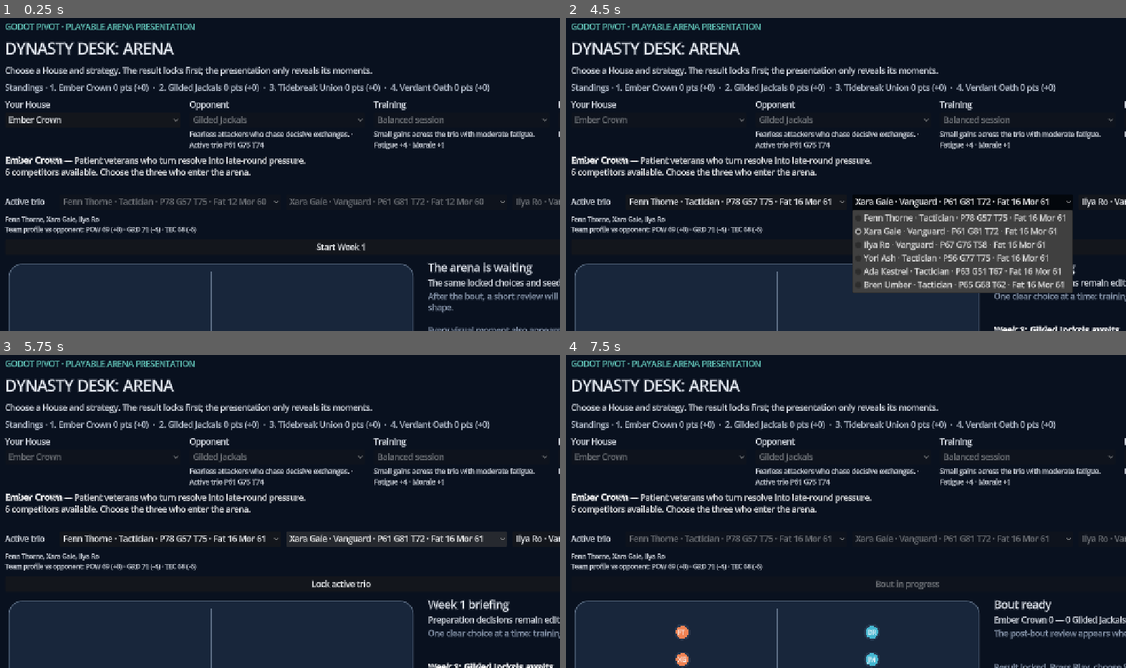
Above: before the commit, frames 1-4 (two rows, left to right).
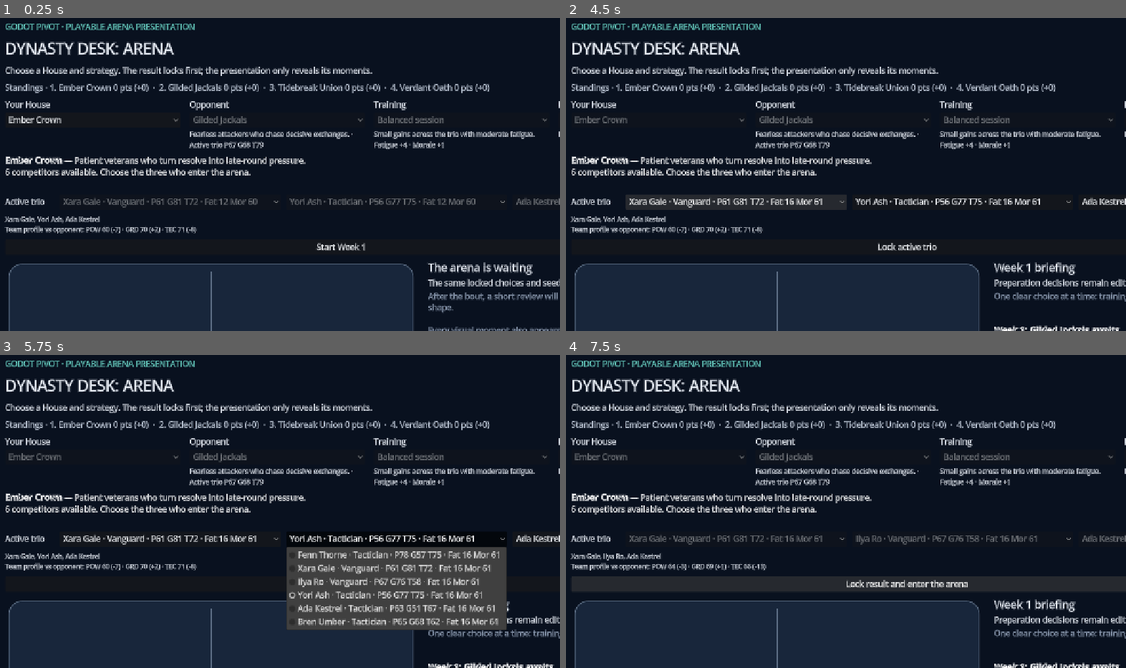
Above: after the commit, the same moments.

Repository: MightyOwl1484/dynasty-desk
Game: Godot game, scene res://main.tscn
Two runs of this game, one before a commit and one after it. Both use one fixed random seed, a clock stepped at 60 frames per second and the inputs below.
Inputs (mouse positions are in pixels of both pictures, inside the frame that each line leads up to):
- Up to frame 1 (0.25 s): no input
- Up to frame 2 (4.5 s): click "Start Week 1" at 0.5 s; click "Open training plan" at 1.25 s; click "Balanced session" at 2 s; click "Commit training" at 2.75 s; click (734, 202) at 3.5 s, where only the run before the commit has a clickable "Fenn Thorne · Tactician · P78…"; click "Xara Gale · Vanguard · P61 G8…" at 4.25 s
- Up to frame 3 (5.75 s): click (397, 539) at 5 s, where only the run after the commit has a clickable "Yori Ash · Tactician · P56 G7…"
- Up to frame 4 (7.5 s): click "Lock active trio" at 5.75 s; click "Lock strategy" (after the commit: "Lock active trio") at 6.5 s; click "Lock result and enter the are…" (after the commit: "Lock strategy") at 7.25 s

The runs differ from the first frame. In frame 1, 1.3% of the frame differs, in the area x 0-100%, y 39-69%; in frame 2, 12%; in frame 3, 13%, in the area x 0-100%, y 39-88%; in frame 4, 3.3%.

Commit message:
Add balance guardrails and fair AI lineups

Diff:
--- /dev/null
+++ b/game/src/application/lineup_selector.gd
@@ -0,0 +1,52 @@
+class_name LineupSelector
+extends RefCounted
+
+const ArenaMatchResolverScript = preload("res://src/simulation/arena_match_resolver.gd")
+
+
+static func select(house: Dictionary, strategy_id: String = "balanced") -> Array[Dictionary]:
+	assert(ArenaMatchResolverScript.STRATEGIES.has(strategy_id), "Unknown lineup strategy")
+	assert(house["roster"].size() >= 3, "A lineup needs at least three competitors")
+	var candidates: Array[Dictionary] = []
+	for competitor in house["roster"]:
+		candidates.append({
+			"competitor": competitor.duplicate(true),
+			"score": _readiness_score(competitor, strategy_id)
+		})
+	candidates.sort_custom(func(left: Dictionary, right: Dictionary) -> bool:
+		if not is_equal_approx(left["score"], right["score"]):
+			return left["score"] > right["score"]
+		return left["competitor"]["id"] < right["competitor"]["id"]
+	)
+	var lineup: Array[Dictionary] = []
+	for candidate in candidates.slice(0, 3):
+		lineup.append(candidate["competitor"])
+	return lineup
+
+
+static func ids(house: Dictionary, strategy_id: String = "balanced") -> Array[String]:
+	var selected_ids: Array[String] = []
+	for competitor in select(house, strategy_id):
+		selected_ids.append(competitor["id"])
+	return selected_ids
+
+
+static func _readiness_score(competitor: Dictionary, strategy_id: String) -> float:
+	var modifiers: Dictionary = ArenaMatchResolverScript.STRATEGIES[strategy_id]
+	var attack: float = (
+		float(competitor["power"]) * 0.35
+		+ float(competitor["agility"]) * 0.20
+		+ float(competitor["technique"]) * 0.30
+		+ float(competitor["resolve"]) * 0.15
+	) * float(modifiers["attack"])
+	var defense: float = (
+		float(competitor["guard"]) * 0.45
+		+ float(competitor["agility"]) * 0.25
+		+ float(competitor["resolve"]) * 0.30
+	) * float(modifiers["defense"])
+	var condition: float = (
+		(float(competitor.get("morale", 60)) - 60.0) / 12.0
+		- float(competitor.get("fatigue", 12)) / 10.0
+		+ float(competitor.get("form", 0)) / 3.0
+	)
+	return attack * 0.57 + defense * 0.43 + condition
--- a/game/src/application/season_state.gd
+++ b/game/src/application/season_state.gd
@@ -2,6 +2,7 @@
 extends RefCounted
 
 const ArenaMatchResolverScript = preload("res://src/simulation/arena_match_resolver.gd")
+const LineupSelectorScript = preload("res://src/application/lineup_selector.gd")
 
 
 static func start(houses: Array, schedule: Array[Dictionary], seed_value: int) -> Dictionary:
@@ -49,8 +50,8 @@
 			continue
 		var home_house := _house_by_id(houses, fixture["home_house_id"])
 		var away_house := _house_by_id(houses, fixture["away_house_id"])
-		home_house["roster"] = home_house["roster"].slice(0, 3)
-		away_house["roster"] = away_house["roster"].slice(0, 3)
+		home_house["roster"] = LineupSelectorScript.select(home_house)
+		away_house["roster"] = LineupSelectorScript.select(away_house)
 		var fixture_seed: int = int(next_season["seed"]) + week_number * 1009 + fixture_index * 101
 		var result := ArenaMatchResolverScript.resolve_bout(home_house, away_house, fixture_seed)
 		next_season = _record_result(next_season, result, week_number, false)
--- a/game/src/application/weekly_cycle.gd
+++ b/game/src/application/weekly_cycle.gd
@@ -3,6 +3,7 @@
 
 const ArenaMatchResolverScript = preload("res://src/simulation/arena_match_resolver.gd")
 const BoutAnalysisScript = preload("res://src/simulation/bout_analysis.gd")
+const LineupSelectorScript = preload("res://src/application/lineup_selector.gd")
 
 const PHASES: Array[String] = ["briefing", "training", "lineup", "strategy", "bout", "recovery", "news", "complete"]
 const TRAINING_PLANS: Dictionary = {
@@ -115,7 +116,7 @@
 	var prepared_house := _prepared_house(next_state)
 	var opponent_house: Dictionary = next_state["opponent"].duplicate(true)
 	var opponent_lineup: Array[Dictionary] = []
-	for competitor in opponent_house["roster"].slice(0, 3):
+	for competitor in LineupSelectorScript.select(opponent_house):
 		opponent_lineup.append(_prepared_competitor(competitor, "balanced"))
 	opponent_house["roster"] = opponent_lineup
 	next_state["result"] = ArenaMatchResolverScript.resolve_bout(
--- a/game/src/main.gd
+++ b/game/src/main.gd
@@ -6,6 +6,7 @@
 const ArenaPresentationScript = preload("res://src/presentation/arena_presentation.gd")
 const ArenaViewScript = preload("res://src/presentation/arena_view.gd")
 const WeeklyCycleScript = preload("res://src/application/weekly_cycle.gd")
+const LineupSelectorScript = preload("res://src/application/lineup_selector.gd")
 const SeasonScheduleScript = preload("res://src/domain/season_schedule.gd")
 const SeasonStateScript = preload("res://src/application/season_state.gd")
 const LocalSaveStoreScript = preload("res://src/persistence/local_save_store.gd")
@@ -361,6 +362,7 @@
 
 
 func _populate_lineup(house: Dictionary) -> void:
+	var recommended_ids := LineupSelectorScript.ids(house)
 	for slot in range(_lineup_pickers.size()):
 		var picker := _lineup_pickers[slot]
 		picker.clear()
@@ -371,7 +373,10 @@
 				competitor.get("fatigue", 12), competitor.get("morale", 60)
 			])
 			picker.set_item_metadata(picker.item_count - 1, competitor["id"])
-		picker.select(mini(slot, picker.item_count - 1))
+		for item_index in range(picker.item_count):
+			if picker.get_item_metadata(item_index) == recommended_ids[slot]:
+				picker.select(item_index)
+				break
 	_update_lineup_summary()
 
 
@@ -379,7 +384,7 @@
 	if not _house_summary or _opponent_picker.item_count == 0:
 		return
 	var opponent := _selected_opponent()
-	var profile := _lineup_profile(opponent["roster"].slice(0, 3))
+	var profile := _lineup_profile(LineupSelectorScript.select(opponent))
 	_opponent_summary.text = "%s · Active trio P%d G%d T%d" % [
 		opponent["identity"], profile["power"], profile["guard"], profile["technique"]
 	]
@@ -397,7 +402,7 @@
 	for competitor in selected:
 		names.append(competitor["name"])
 	var profile := _lineup_profile(selected)
-	var opponent_profile := _lineup_profile(_selected_opponent()["roster"].slice(0, 3))
+	var opponent_profile := _lineup_profile(LineupSelectorScript.select(_selected_opponent()))
 	var duplicate_warning := " · Choose three different competitors." if _lineup_has_duplicates(selected) else ""
 	_lineup_summary.text = "%s\nTeam profile vs opponent: POW %d (%+d) · GRD %d (%+d) · TEC %d (%+d)%s" % [
 		", ".join(names),
@@ -476,7 +481,7 @@
 	var player_house: Dictionary = _week_state["house"].duplicate(true)
 	player_house["roster"] = _selected_lineup(_week_state["house"])
 	var opponent_house: Dictionary = _week_state["opponent"].duplicate(true)
-	opponent_house["roster"] = opponent_house["roster"].slice(0, 3)
+	opponent_house["roster"] = LineupSelectorScript.select(opponent_house)
 	_presentation.load_result(_last_result)
 	_arena_view.configure(player_house, opponent_house)
 	_revealed_events.clear()
--- a/game/src/simulation/arena_match_resolver.gd
+++ b/game/src/simulation/arena_match_resolver.gd
@@ -2,12 +2,12 @@
 extends RefCounted
 
 const DeterministicRngScript = preload("res://src/simulation/deterministic_rng.gd")
-const RESOLVER_VERSION: String = "arena-0.2.0"
+const RESOLVER_VERSION: String = "arena-0.4.0"
 const STRATEGIES: Dictionary = {
 	"balanced": {"attack": 1.0, "defense": 1.0, "tempo": 0},
-	"aggressive": {"attack": 1.13, "defense": 0.90, "tempo": 3},
-	"guarded": {"attack": 0.91, "defense": 1.14, "tempo": -2},
-	"elusive": {"attack": 1.04, "defense": 1.04, "tempo": 2}
+	"aggressive": {"attack": 1.10, "defense": 0.87, "tempo": 0},
+	"guarded": {"attack": 0.90, "defense": 1.13, "tempo": 0},
+	"elusive": {"attack": 1.04, "defense": 0.95, "tempo": 0}
 }
 
 
@@ -108,7 +108,7 @@
 		+ float(competitor["resolve"]) * 0.30
 	) * float(modifiers["defense"])
 	var late_round_resolve: float = float(competitor["resolve"]) * float(round_number - 1) * 0.025
-	var controlled_variance: float = float(rng.range_int(-6, 6))
+	var controlled_variance: float = float(rng.range_int(-12, 12))
 	return attack * 0.57 + defense * 0.43 + late_round_resolve + controlled_variance + float(modifiers["tempo"])
 
 
--- a/game/tests/run_tests.gd
+++ b/game/tests/run_tests.gd
@@ -5,6 +5,7 @@
 const ArenaPresentationScript = preload("res://src/presentation/arena_presentation.gd")
 const BoutAnalysisScript = preload("res://src/simulation/bout_analysis.gd")
 const WeeklyCycleScript = preload("res://src/application/weekly_cycle.gd")
+const LineupSelectorScript = preload("res://src/application/lineup_selector.gd")
 const SeasonScheduleScript = preload("res://src/domain/season_schedule.gd")
 const SeasonStateScript = preload("res://src/application/season_state.gd")
 const LocalSaveStoreScript = preload("res://src/persistence/local_save_store.gd")
@@ -25,13 +26,14 @@
 	_test_presentation_pause_skip_and_replay()
 	_test_bout_analysis_explains_locked_result()
 	_test_weekly_cycle_connects_management_decisions()
+	_test_lineup_recommendation_uses_readiness()
 	_test_round_robin_schedule_connects_three_weeks()
 	_test_season_standings_resolve_every_fixture()
 	_test_completed_season_review()
 	_test_versioned_local_save_envelope()
 
 	if _failures == 0:
-		print("PASS: 12 arena content, simulation, presentation, analysis, management, season, and persistence tests")
+		print("PASS: 13 arena content, simulation, presentation, analysis, management, season, and persistence tests")
 	else:
 		push_error("FAIL: %d arena simulation assertions" % _failures)
 	quit(_failures)
@@ -49,6 +51,7 @@
 	var first := ArenaMatchResolverScript.resolve_bout(houses[0], houses[1], 104729, "guarded", "aggressive")
 	var second := ArenaMatchResolverScript.resolve_bout(houses[0], houses[1], 104729, "guarded", "aggressive")
 	_expect(first == second, "same inputs and seed reproduce the full result")
+	_expect(first["winner_id"] == "tidebreak-union" and first["home_score"] == 3 and first["away_score"] == 12, "resolver matches the offline balance parity fixture")
 
 
 func _test_different_seed_changes_event_stream() -> void:
@@ -64,7 +67,7 @@
 	_expect(result["home_score"] != result["away_score"], "tied bouts receive a deciding point")
 	_expect(result["winner_id"] in [houses[0]["id"], houses[1]["id"]], "winner belongs to the bout")
 	_expect(result["events"].size() >= 9, "every scheduled exchange produces an event")
-	_expect(result["resolver_version"] == "arena-0.2.0", "result records the resolver version")
+	_expect(result["resolver_version"] == "arena-0.4.0", "result records the resolver version")
 	_expect(result["events"].all(func(event: Dictionary) -> bool: return event.has("points") and event.has("margin") and event.has("competitor_name")), "events expose contributor, points, and margin for explanation")
 
 
@@ -161,6 +164,20 @@
 	_expect(opponents.size() == 3 and not opponents.has(""), "the player receives a different scheduled opponent each week")
 
 
+func _test_lineup_recommendation_uses_readiness() -> void:
+	var houses := PrototypeLeagueScript.create_houses()
+	var source: Dictionary = houses[0].duplicate(true)
+	var original := source.duplicate(true)
+	var selected := LineupSelectorScript.select(source)
+	_expect(selected.size() == 3 and selected.map(func(competitor: Dictionary) -> String: return competitor["id"]).duplicate().all(func(competitor_id: String) -> bool: return competitor_id in LineupSelectorScript.ids(source)), "lineup recommendation returns three legal competitors")
+	_expect(selected[0]["name"] == "Xara Gale" and selected[1]["name"] == "Yori Ash", "lineup recommendation surfaces the strongest ready competitors")
+	for competitor in source["roster"]:
+		if competitor["id"] == selected[0]["id"]:
+			competitor["fatigue"] = 100
+	_expect(LineupSelectorScript.ids(source) != LineupSelectorScript.ids(original), "lineup recommendation responds to competitor condition")
+	_expect(houses[0] == original, "lineup recommendation does not mutate source content")
+
+
 func _test_season_standings_resolve_every_fixture() -> void:
 	var houses := PrototypeLeagueScript.create_houses()
 	var schedule := SeasonScheduleScript.create(houses)
Not shown, added: game/src/application/lineup_selector.gd.uid
Not shown, changed: .github/workflows/validate.yml
Not shown, changed: README.md
Not shown, changed: docs/ARCHITECTURE.md
Not shown, added: docs/BALANCE.md
Not shown, changed: docs/ROADMAP.md
Not shown, changed: scripts/check-godot-scaffold.mjs
Not shown, added: tools/analyze_balance.py
Not shown, added: tools/tests/test_analyze_balance.py
